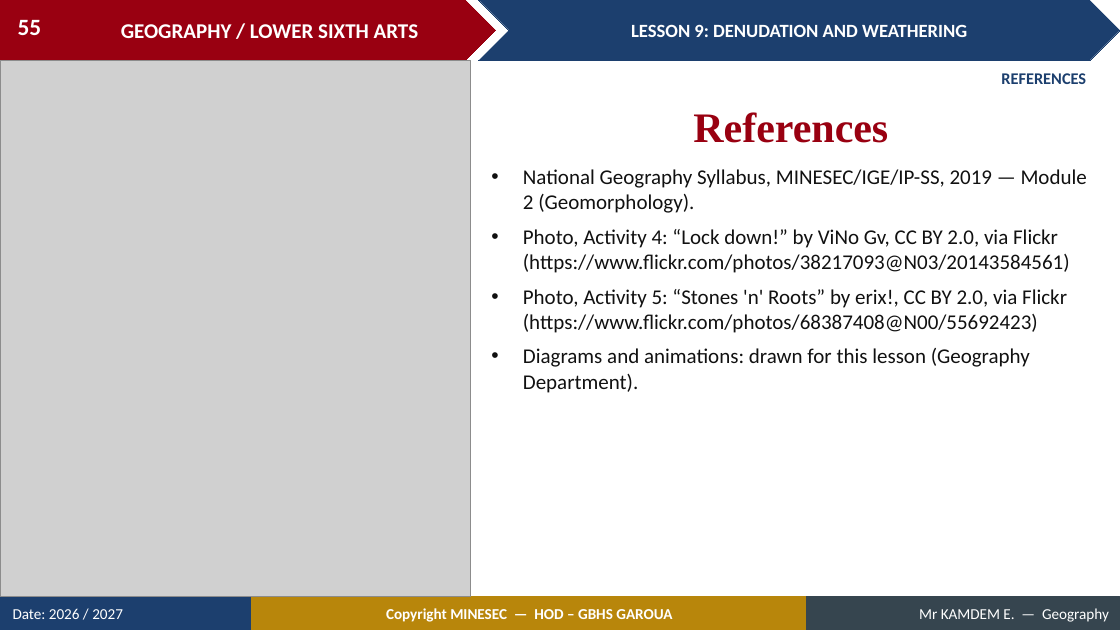
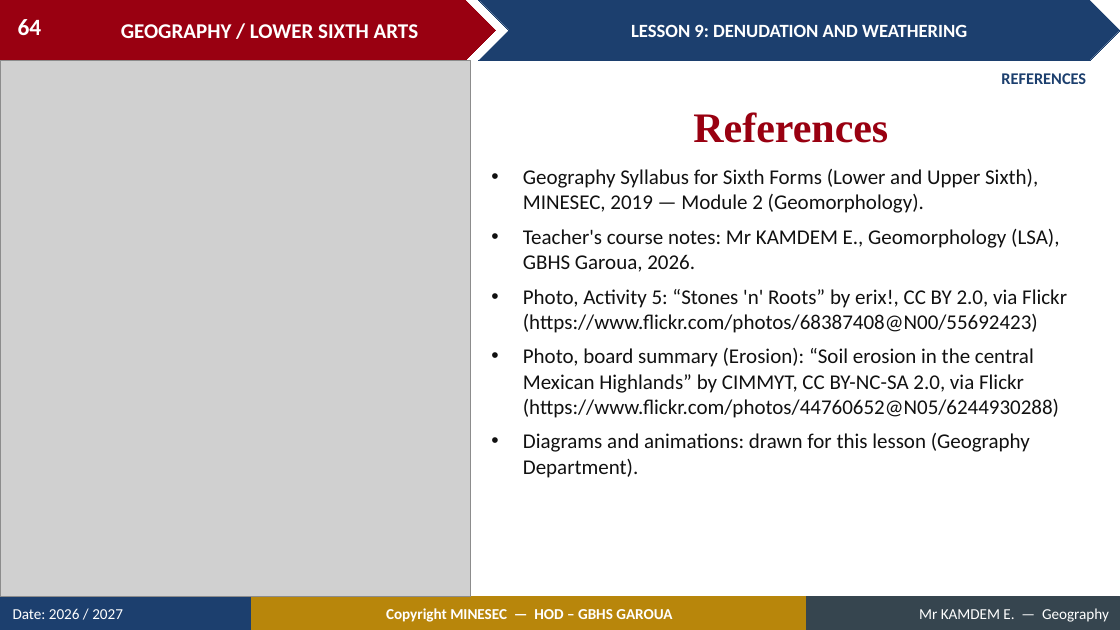
Before and after one commit to Berthautk/linea-github, a slide deck: slide 64 of lecons/LSA/Geomorphology/11_LSA_GEOMO_L09_Denudation_and_Weathering.pptx (slide 55 before the commit). Drawn at 1120x630 pixels with LibreOffice and Linux fonts; fonts in the diff are those of the drawing; grey boxes stand for pictures. Boxes give left, top, right and bottom in pixels: in the first picture for what was removed or moved away, otherwise in the second. Text is boxed around its words. In the diff, an @@ line names an element or a change of style, - is before the commit and + after.

```diff
--- a/lecons/LSA/Geomorphology/11_LSA_GEOMO_L09_Denudation_and_Weathering.pptx
+++ b/lecons/LSA/Geomorphology/11_LSA_GEOMO_L09_Denudation_and_Weathering.pptx
@@ page number at [18, 19, 42, 35]: text changed @@
-55
+64
@@ text at [523, 169, 1059, 272]: text changed @@
-• National Geography Syllabus, MINESEC/IGE/IP-SS, 2019 — Module 2 (Geomorphology).
-• Photo, Activity 4: “Lock down!” by ViNo Gv, CC BY 2.0, via Flickr (https://www.flickr.com/photos/38217093@N03/20143584561)
+• Geography Syllabus for Sixth Forms (Lower and Upper Sixth), MINESEC, 2019 — Module 2 (Geomorphology).
+• Teacher's course notes: Mr KAMDEM E., Geomorphology (LSA), GBHS Garoua, 2026.
@@ text at [523, 348, 1059, 418]: paragraph added @@
+• Photo, board summary (Erosion): “Soil erosion in the central Mexican Highlands” by CIMMYT, CC BY-NC-SA 2.0, via Flickr (https://www.flickr.com/photos/44760652@N05/6244930288)
```
Also in this commit, not shown: 40 other slides changed, 17 slides added, 8 slides removed, 52 other files.
